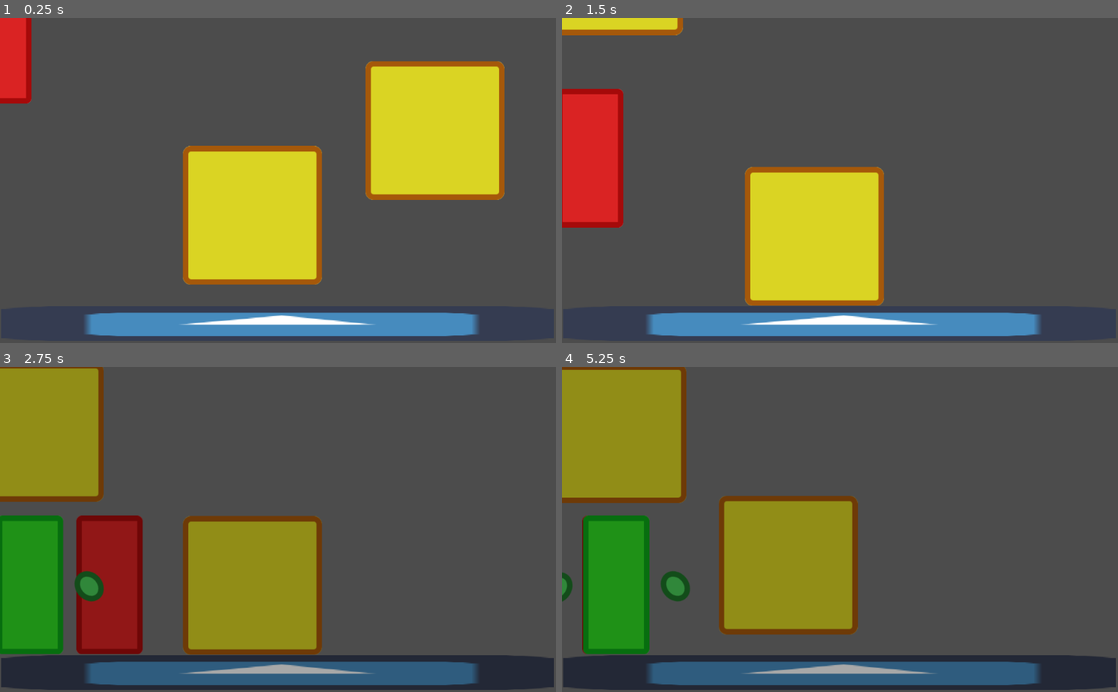
Above: before the commit, frames 1-4 (two rows, left to right).
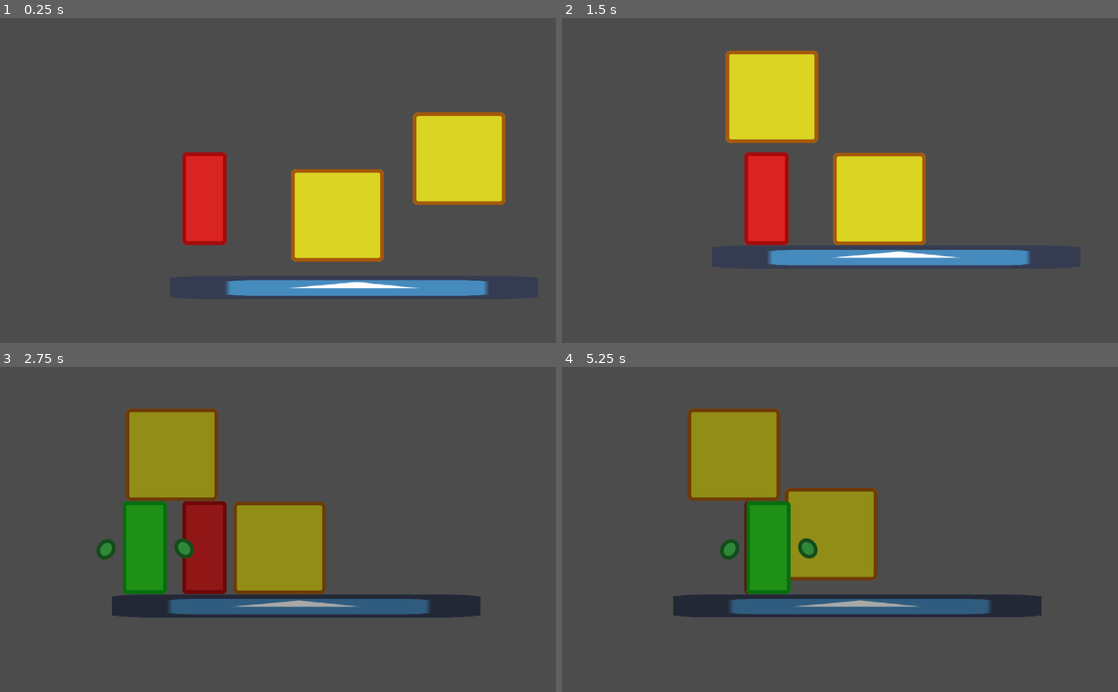
Above: after the commit, the same moments.

Repository: clement-or/Peek
Game: Godot game, scene res://world/World.tscn
Same seed, same stepped clock (60 frames per second), same inputs: the game is played once before the commit and once after it. The project has no main scene, so this scene is started directly. The engine's default icon, where the game draws it, is replaced by a stand-in: a white triangle on a blue panel in a dark square.
Inputs (mouse positions are in pixels of both pictures, inside the frame that each line leads up to):
- Up to frame 1 (0.25 s): no input
- Up to frame 2 (1.5 s): move the mouse to (995, 180) at 0.52 s; hold Right (ui_right) from 0.53 s (still down); tap Space (switch) at 0.6, 1.35 s; click (995, 180) at 0.67 s; tap Up (ui_up) at 0.77 s; move the mouse to (812, 235) at 1.27 s; click (812, 235) at 1.42 s
- Up to frame 3 (2.75 s): tap Up (ui_up) at 1.52 s; move the mouse to (333, 458) at 2.02 s; release Right (ui_right) at 2.03 s; hold Left (ui_left) from 2.03 s (still down); tap Space (switch) at 2.1 s
- Up to frame 4 (5.25 s): move the mouse to (812, 594) at 2.77 s; release Left (ui_left) at 2.78 s; hold Right (ui_right) 2.78-4.28 s; tap Space (switch) every 0.75 s from 2.85 to 5.1 s; click (812, 594) at 2.92 s; tap Up (ui_up) at 3.02, 3.77, 4.52 s; move the mouse to (1006, 578) at 3.52 s; move the mouse to (673, 480) at 4.27 s; hold Left (ui_left) 4.28-5.03 s; move the mouse to (867, 529) at 5.02 s; hold Right (ui_right) from 5.03 s (still down); click (867, 529) at 5.17 s

The runs differ from the first frame. In frame 1, 28% of the frame differs, in the area x 0-91%, y 0-98%; in frame 2, 29%; in frame 3, 46%, in the area x 0-100%, y 0-100%; in frame 4, 42%.

Commit message:
Tweaks
The ghost stop grabbing a block when it gets back to the player

Diff:
--- a/ghost/Ghost.gd
+++ b/ghost/Ghost.gd
@@ -55,3 +55,13 @@
 	$Tween.interpolate_property($LHand, "LHand:global_position", $LHand.global_position, point1, 0.3, Tween.TRANS_LINEAR, Tween.EASE_IN_OUT)
 	#$Tween.interpolate_property($RHand, "RHand:global_position", $RHand.global_position, point2, 0.3, Tween.TRANS_LINEAR, Tween.EASE_IN_OUT)
 	$Tween.start()
+
+func _on_switched(is_life):
+	if is_life:
+		$GrabTimer.start()
+	if !is_life:
+		if obstacle: stop_grab()
+		$GrabTimer.stop()
+
+func _on_GrabTimer_timeout():
+	stop_grab()
--- a/ghost/Ghost.tscn
+++ b/ghost/Ghost.tscn
@@ -31,3 +31,8 @@
 
 [node name="GrabPoint" type="Position2D" parent="."]
 position = Vector2( 0, -154.327 )
+
+[node name="GrabTimer" type="Timer" parent="."]
+wait_time = 2.0
+one_shot = true
+[connection signal="timeout" from="GrabTimer" to="." method="_on_GrabTimer_timeout"]
--- a/human/Human.tscn
+++ b/human/Human.tscn
@@ -20,3 +20,8 @@
 [node name="CollisionShape2D" type="CollisionShape2D" parent="."]
 position = Vector2( -2.84402, 0 )
 shape = SubResource( 1 )
+
+[node name="Camera2D" type="Camera2D" parent="."]
+offset = Vector2( 200, -50 )
+current = true
+zoom = Vector2( 1.5, 1.5 )
--- a/world/Obstacle.gd
+++ b/world/Obstacle.gd
@@ -4,6 +4,7 @@
 
 var velocity = Vector2(0,0)
 var mouse_in = false
+var overlap_count = 0
 signal clicked
 
 func _ready():
--- a/world/World.gd
+++ b/world/World.gd
@@ -6,11 +6,13 @@
 onready var life_world = $LifeWorld
 onready var death_world = $DeathWorld
 var life_is_active = true
+signal switched
 
 func _ready():
 	var obstacles = get_tree().get_nodes_in_group("obstacles")
 	for o in obstacles:
 		o.connect("clicked", self, "_on_Obstacle_clicked")
+	connect("switched", $DeathWorld/Ghost, "_on_switched")
 
 func _process(delta):
 	if Input.is_action_just_pressed("switch"):
@@ -20,15 +22,17 @@
 	life_is_active = !life_is_active
 	if life_is_active:
 		life_world.get_node("Overlay").visible = false
-		life_world.get_node("Human").unpause()
-		death_world.get_node("Ghost").is_controlled = false
+		human.unpause()
+		ghost.is_controlled = false
+		ghost.velocity = Vector2.ZERO
 		death_world.visible = false
 	else:
 		life_world.get_node("Overlay").visible = true
-		life_world.get_node("Human").pause()
-		death_world.get_node("Ghost").is_controlled = true
+		human.pause()
+		ghost.is_controlled = true
 		death_world.visible = true
-		death_world.get_node("Ghost").global_position = life_world.get_node("Human").global_position
+		ghost.global_position = human.global_position
+	emit_signal("switched", life_is_active)
 
 func _on_Obstacle_clicked(obstacle):
 	if life_is_active:
--- a/world/World.tscn
+++ b/world/World.tscn
@@ -1,9 +1,9 @@
 [gd_scene load_steps=7 format=2]
 
 [ext_resource path="res://world/World.gd" type="Script" id=1]
-[ext_resource path="res://human/Human.tscn" type="PackedScene" id=2]
-[ext_resource path="res://world/Obstacle.tscn" type="PackedScene" id=3]
-[ext_resource path="res://icon.png" type="Texture" id=4]
+[ext_resource path="res://world/Obstacle.tscn" type="PackedScene" id=2]
+[ext_resource path="res://icon.png" type="Texture" id=3]
+[ext_resource path="res://human/Human.tscn" type="PackedScene" id=4]
 [ext_resource path="res://ghost/Ghost.tscn" type="PackedScene" id=5]
 
 [sub_resource type="RectangleShape2D" id=1]
@@ -18,17 +18,14 @@
 visible = false
 color = Color( 0.662745, 0.662745, 0.662745, 1 )
 
-[node name="Human" parent="LifeWorld" instance=ExtResource( 2 )]
-pause_mode = 0
-
 [node name="Obstacle" parent="LifeWorld" groups=[
 "obstacles",
-] instance=ExtResource( 3 )]
+] instance=ExtResource( 2 )]
 position = Vector2( 801.139, 305.02 )
 
 [node name="Obstacle2" parent="LifeWorld" groups=[
 "obstacles",
-] instance=ExtResource( 3 )]
+] instance=ExtResource( 2 )]
 position = Vector2( 464.873, 461.793 )
 
 [node name="Floor" type="StaticBody2D" parent="LifeWorld"]
@@ -37,11 +34,15 @@
 [node name="icon" type="Sprite" parent="LifeWorld/Floor"]
 position = Vector2( 510.753, 564.208 )
 scale = Vector2( 15.8985, 1 )
-texture = ExtResource( 4 )
+texture = ExtResource( 3 )
 
 [node name="CollisionShape2D" type="CollisionShape2D" parent="LifeWorld/Floor"]
 position = Vector2( 504.434, 561.85 )
 shape = SubResource( 1 )
+
+[node name="Human" parent="LifeWorld" instance=ExtResource( 4 )]
+pause_mode = 0
+position = Vector2( 100.646, 288 )
 
 [node name="DeathWorld" type="Node2D" parent="."]
 visible = false
